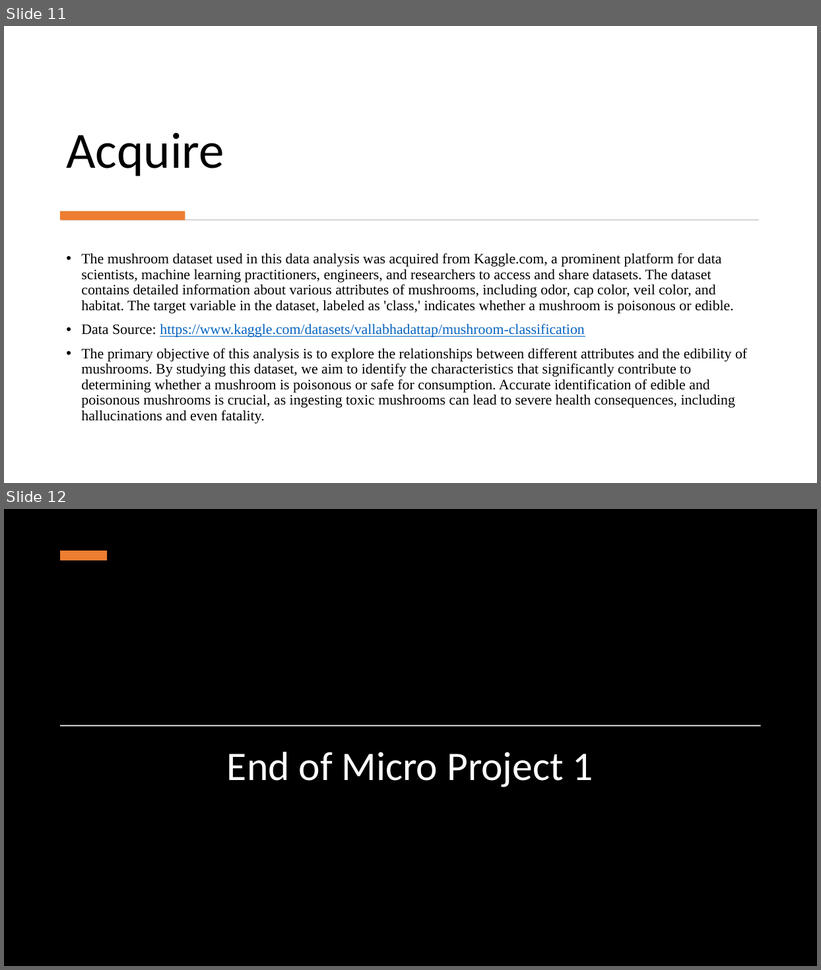
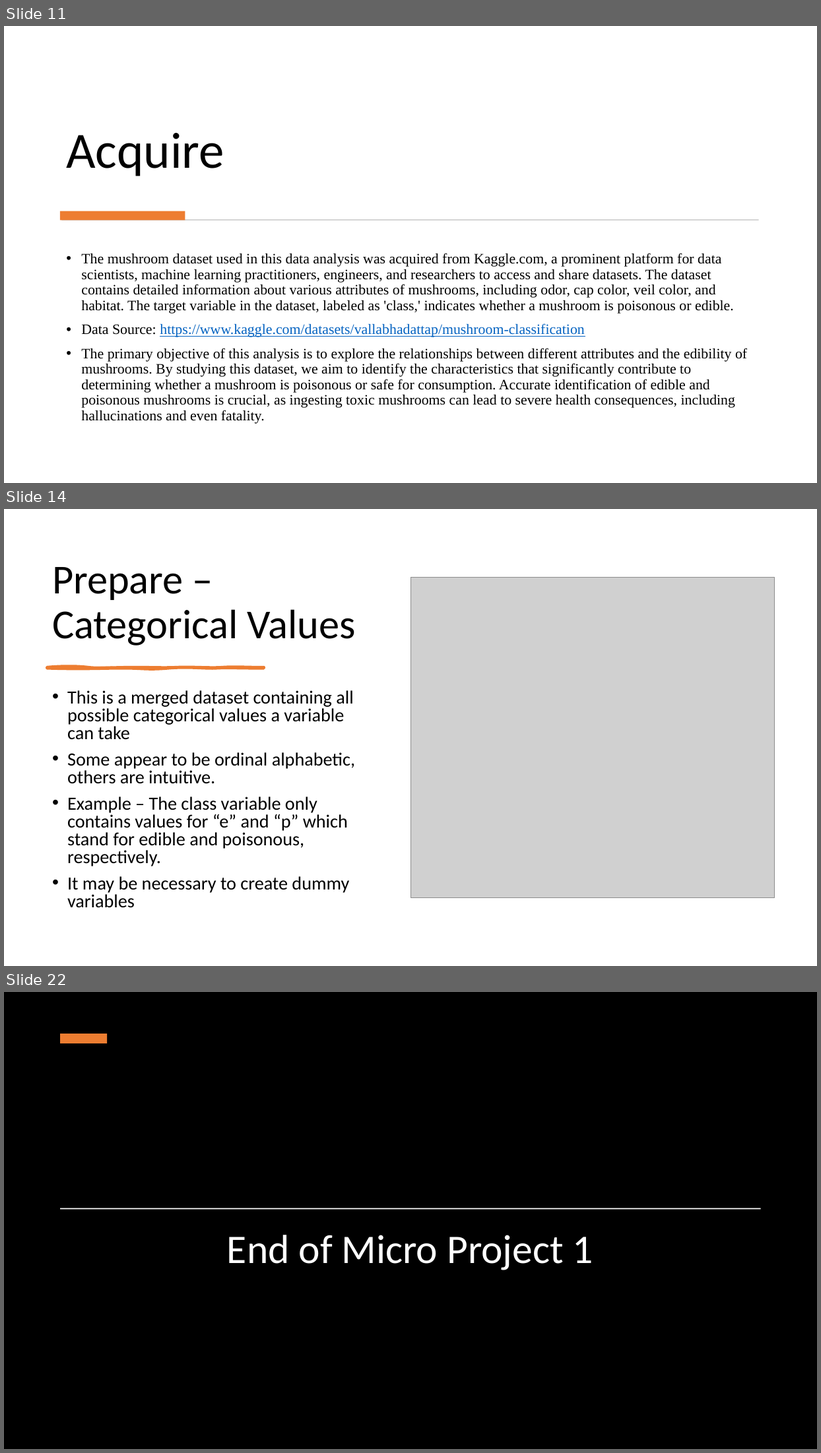
Before and after one commit to elijahcw-git/ANA500-PFDS, a slide deck: Microproject_1/ElijahWalker_ANA500_MP1.pptx. Shown one above the other, each under a label of ours: slides 11 and 12 before the commit, slides 11, 14 and 22 after it; the slides between them are not shown. The pictures are 821x970 and 821x1453 pixels, drawn with LibreOffice and Linux fonts; fonts in the diff are those of the drawing; grey boxes stand for pictures; background and template pictures are left out; a plain dark background stands for a picture behind light text. Boxes give left, top, right and bottom in pixels: in the first picture for what was removed or moved away, otherwise in the second. Text is boxed around its words. In the diff, an @@ line names an element or a change of style, - is before the commit and + after.

Commit message:
Added step 2 - Prepare

```diff
--- a/Microproject_1/ElijahWalker_ANA500_MP1.pptx
+++ b/Microproject_1/ElijahWalker_ANA500_MP1.pptx
@@ slide 14 added at [4, 509, 817, 966], background #FFFFFF @@
@@ title added at [52, 567, 356, 646], 48.6 pt, text #000000 @@
+Prepare – Categorical Values
@@ picture added at [411, 578, 775, 898] @@
@@ freeform shape added at [47, 667, 264, 669], fill #ED7D31, outline #ED7D31 3 pt @@
@@ text added at [67, 691, 355, 908], 22 pt, text #000000 @@
+• This is a merged dataset containing all possible categorical values a variable can take
+• Some appear to be ordinal alphabetic, others are intuitive.
+• Example – The class variable only contains values for “e” and “p” which stand for edible and poisonous, respectively.
+• It may be necessary to create dummy variables
@@ what was slide 12 is now slide 22 @@
```
Also in this commit, not shown: 9 other slides added, 1 slide removed, 1 other file.
